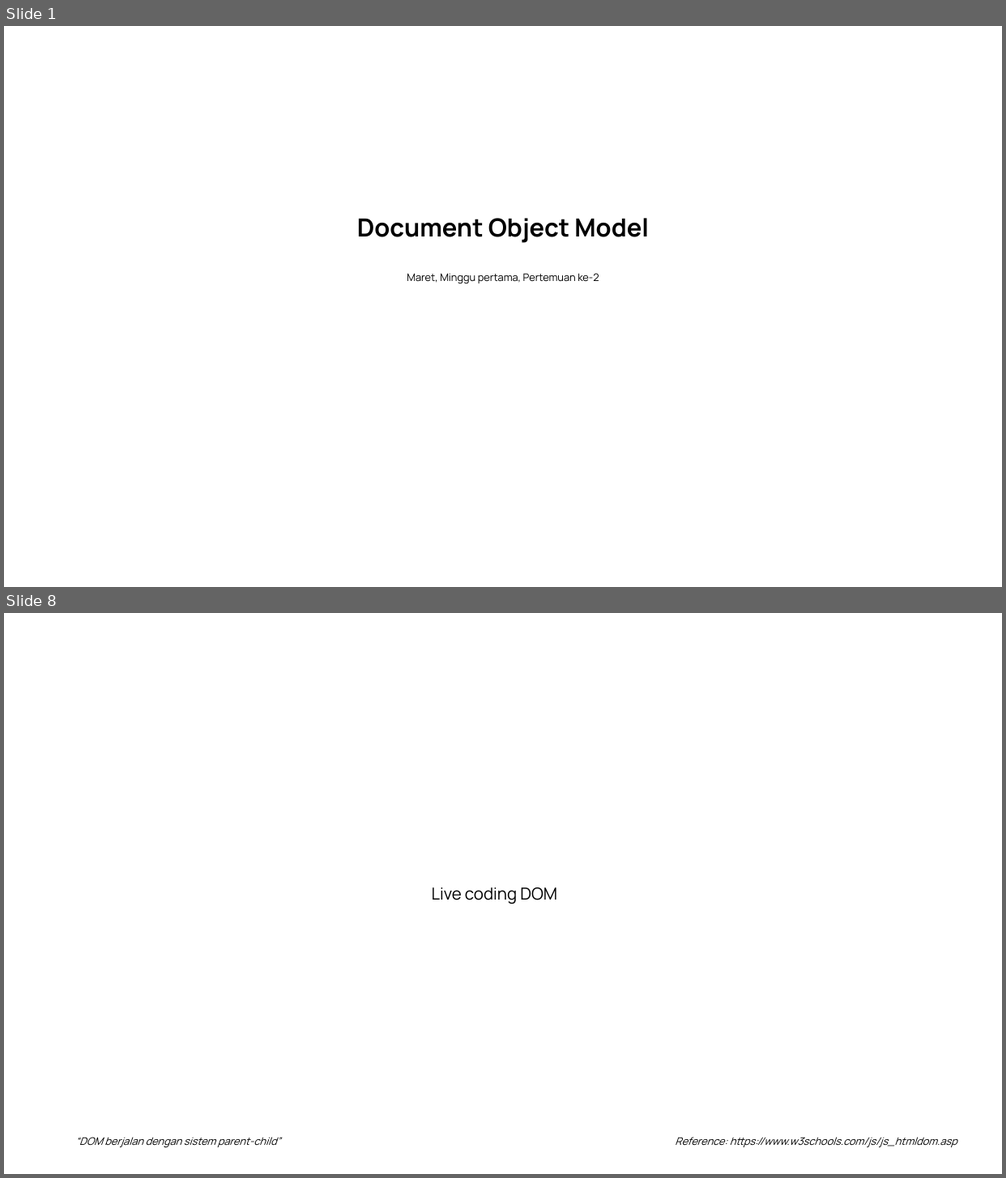
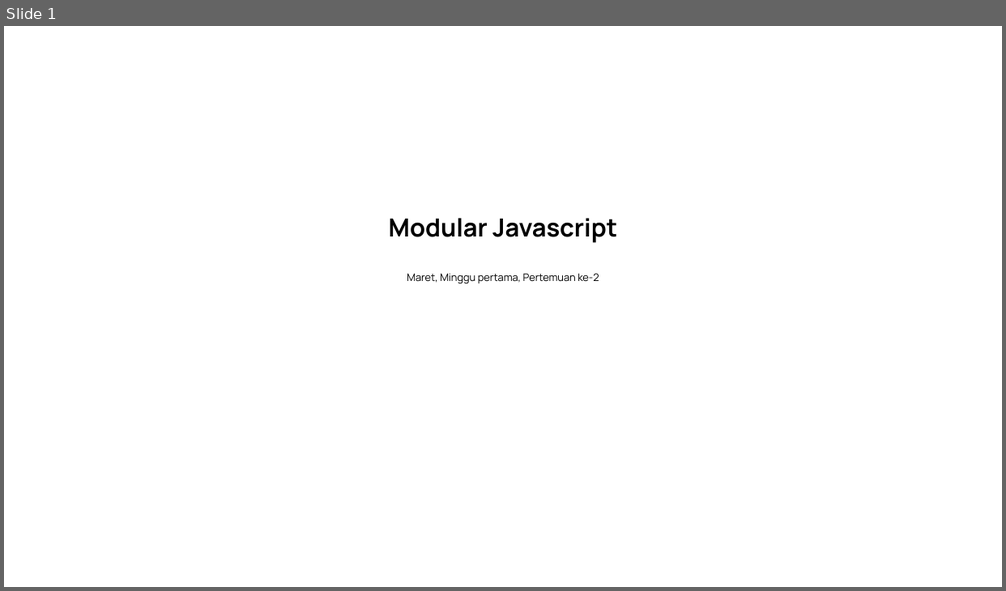
Before and after one commit to saddam-satria/learning-material, a slide deck: march/week-1/meeting-3/PPT.pptx. Shown one above the other, each under a label of ours: slides 1 and 8 before the commit, slide 1 after it; the slides between them are not shown. The pictures are 1006x1178 and 1006x591 pixels, drawn with LibreOffice and Linux fonts; fonts in the diff are those of the drawing. Boxes give left, top, right and bottom in pixels: in the first picture for what was removed or moved away, otherwise in the second. Text is boxed around its words. In the diff, an @@ line names an element or a change of style, - is before the commit and + after.

```diff
--- a/march/week-1/meeting-3/PPT.pptx
+++ b/march/week-1/meeting-3/PPT.pptx
@@ slide 8 removed at (4,613,1002,1174), background #FFFFFF @@
@@ text removed at (432,888,557,905) @@
-Live coding DOM
@@ text removed at (75,1137,281,1148) @@
-“DOM berjalan dengan sistem parent-child”
@@ text removed at (675,1137,957,1148) @@
-Reference: https://www.w3schools.com/js/js_htmldom.asp
@@ slide 1 changed as well @@
@@ text at (389,218,617,243): text changed @@
-Document Object Model
+Modular Javascript
```
Also in this commit, not shown: 4 slides added, 6 other slides removed, 9 other files.
